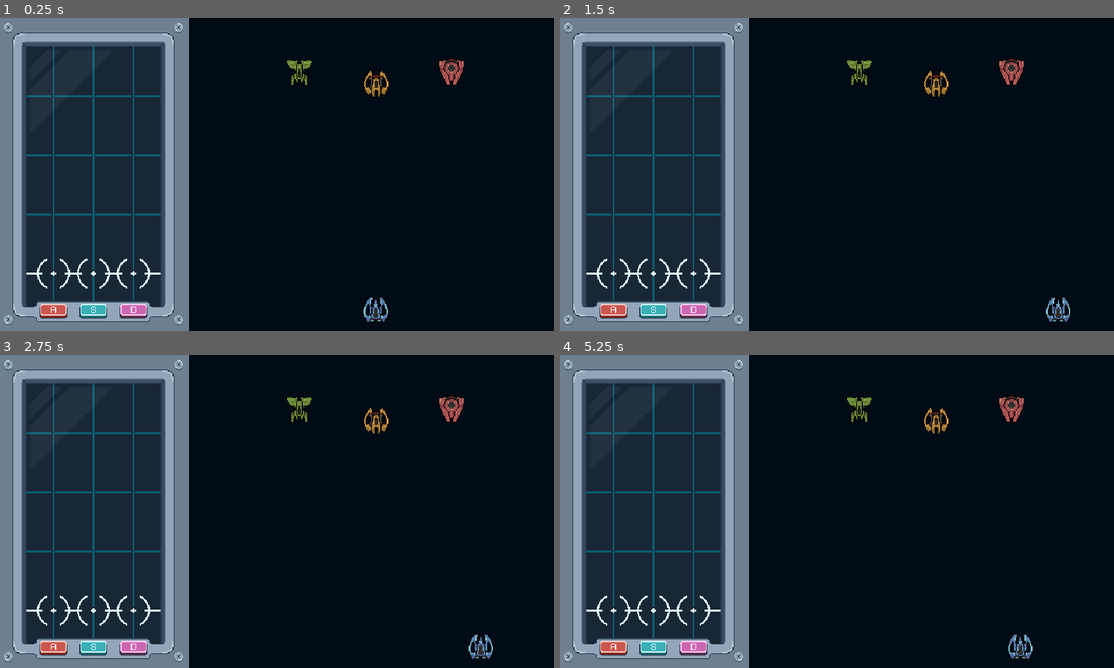
Above: before the commit, frames 1-4 (two rows, left to right).
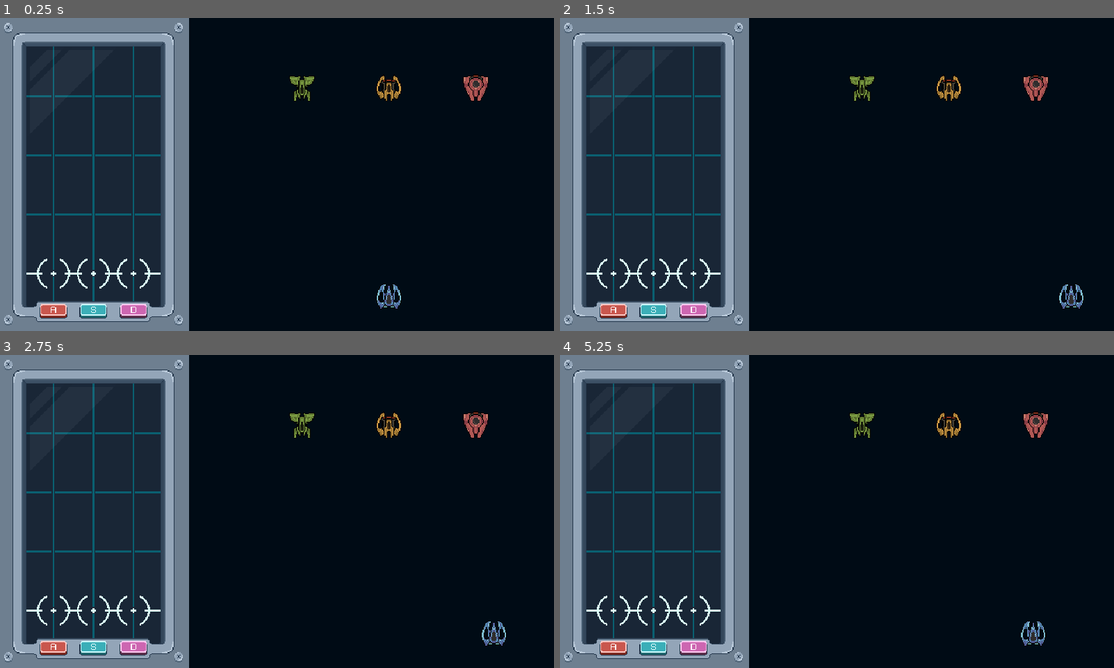
Above: after the commit, the same moments.

Repository: diego-acevedo/grabeaty
Game: Godot game, scene res://scenes/main.tscn
Same seed, same stepped clock (60 frames per second), same inputs: the game is played once before the commit and once after it.
Inputs:
- Up to frame 1 (0.25 s): no input
- Up to frame 2 (1.5 s): tap Enter at 0.5 s; hold Right (move_right) 0.53-1.28 s; hold Left (move_left) from 1.28 s (still down)
- Up to frame 3 (2.75 s): release Left (move_left) at 2.03 s; hold Right (move_right) from 2.03 s (still down)
- Up to frame 4 (5.25 s): tap Space at 3.5 s; release Right (move_right) at 3.53 s; hold Left (move_left) from 3.53 s (still down); tap Enter at 4.25 s

The runs differ from the first frame. In frame 1, 1.3% of the frame differs, in the area x 51-89%, y 13-98%; in frame 2, 1.3%; in frame 3, 1.3%; in frame 4, 1.4%.

Commit message:
refactor: remove duplicated code

Diff:
--- a/scenes/main.tscn
+++ b/scenes/main.tscn
@@ -12,4 +12,5 @@
 position = Vector2(110, 180)
 
 [node name="Shooter" parent="." instance=ExtResource("2_06ulc")]
-scale = Vector2(1, 1)
+position = Vector2(450, 200)
+metadata/_edit_group_ = true
--- a/scenes/rythm/nota.tscn
+++ b/scenes/rythm/note.tscn
@@ -1,6 +1,6 @@
 [gd_scene load_steps=4 format=3 uid="uid://ug85r7bb4k6j"]
 
-[ext_resource type="Script" path="res://scripts/rythm/nota.gd" id="1_kjgis"]
+[ext_resource type="Script" path="res://scripts/rythm/note.gd" id="1_kjgis"]
 [ext_resource type="Texture2D" uid="uid://b7xe1ldr7cv3s" path="res://assets/sprites/CirculoBlanco.png" id="2_3bou3"]
 
 [sub_resource type="RectangleShape2D" id="RectangleShape2D_a344c"]
--- a/scenes/rythm/rythm.tscn
+++ b/scenes/rythm/rythm.tscn
@@ -1,7 +1,7 @@
 [gd_scene load_steps=8 format=3 uid="uid://coftx1hc4aqyd"]
 
 [ext_resource type="Texture2D" uid="uid://ps3tkv2y118y" path="res://assets/ui/background_rythm.png" id="1_8ndhq"]
-[ext_resource type="Script" path="res://scripts/rythm/left_side.gd" id="1_fcyd0"]
+[ext_resource type="Script" path="res://scripts/rythm/rythm.gd" id="1_fcyd0"]
 [ext_resource type="Script" path="res://scripts/rythm/note_spawner.gd" id="3_1xm6s"]
 [ext_resource type="Texture2D" uid="uid://q21au4to0dn4" path="res://assets/ui/foreground_rythm.png" id="3_8u2qm"]
 [ext_resource type="AudioStream" uid="uid://bep8gylx7lt8r" path="res://assets/music/C6-Gummy Dance.mp3" id="4_13bks"]
@@ -12,7 +12,7 @@
 script = ExtResource("1_fcyd0")
 
 [node name="NoteSpawner" type="Node2D" parent="."]
-position = Vector2(0, -200)
+position = Vector2(0, -300)
 script = ExtResource("3_1xm6s")
 
 [node name="FirstSong" type="AudioStreamPlayer" parent="NoteSpawner"]
--- a/scenes/shooter/characters/balafinal.tscn
+++ /dev/null
@@ -1,23 +0,0 @@
-[gd_scene load_steps=4 format=3 uid="uid://cpqfndx4rcm0u"]
-
-[ext_resource type="Script" path="res://scripts/shooter/characters/balafinal.gd" id="1_j5223"]
-[ext_resource type="Texture2D" uid="uid://cti2yrxs2vrvl" path="res://assets/sprites/spaceships.png" id="1_sxwqu"]
-
-[sub_resource type="RectangleShape2D" id="RectangleShape2D_7idgm"]
-size = Vector2(8, 19)
-
-[node name="CharacterBody2D" type="CharacterBody2D"]
-position = Vector2(0, 1)
-script = ExtResource("1_j5223")
-
-[node name="CollisionShape2D" type="CollisionShape2D" parent="."]
-position = Vector2(1.90735e-06, -0.499998)
-shape = SubResource("RectangleShape2D_7idgm")
-
-[node name="Spaceships" type="Sprite2D" parent="."]
-position = Vector2(1.90735e-06, -3)
-rotation = 3.14159
-texture = ExtResource("1_sxwqu")
-hframes = 18
-vframes = 10
-frame = 110
--- a/scenes/shooter/characters/bullet.tscn
+++ b/scenes/shooter/characters/bullet.tscn
@@ -6,7 +6,7 @@
 [sub_resource type="RectangleShape2D" id="RectangleShape2D_7idgm"]
 size = Vector2(8, 19)
 
-[node name="CharacterBody2D" type="CharacterBody2D"]
+[node name="Bullet" type="Area2D"]
 position = Vector2(0, 1)
 collision_layer = 2
 collision_mask = 4
--- a/scenes/shooter/shooter.tscn
+++ b/scenes/shooter/shooter.tscn
@@ -7,18 +7,17 @@
 [ext_resource type="PackedScene" uid="uid://c75gnfrt2jnmh" path="res://scenes/shooter/characters/enemies/enemy_3.tscn" id="4_ino3g"]
 
 [node name="Shooter" type="Node2D"]
-scale = Vector2(3, 3)
 script = ExtResource("1_xas88")
 
 [node name="Player" parent="." instance=ExtResource("1_memmo")]
-position = Vector2(435, 335.667)
+position = Vector2(0, 120)
 collision_mask = 2
 
 [node name="Enemy1" parent="." instance=ExtResource("2_wqiss")]
-position = Vector2(347, 61.6667)
+position = Vector2(-100, -120)
 
 [node name="Enemy2" parent="." instance=ExtResource("3_m2700")]
-position = Vector2(435.333, 75)
+position = Vector2(0, -120)
 
 [node name="Enemy3" parent="." instance=ExtResource("4_ino3g")]
-position = Vector2(522, 61.6667)
+position = Vector2(100, -120)
--- a/scripts/main.gd
+++ b/scripts/main.gd
@@ -8,4 +8,4 @@
 
 func _input(event: InputEvent) -> void:
 	if event.is_action_pressed("EXIT"):
-		get_tree().quit
+		get_tree().quit()
--- a/scripts/rythm/left_side.gd
+++ /dev/null
@@ -1,12 +0,0 @@
-extends Node2D
-
-func _input(event: InputEvent) -> void:
-
-	# Un input para cerrar el juego con tan solo apretar la tecla "ESC".
-
-	if event.is_action_pressed("EXIT"):
-		get_tree().quit()
-
-
-func pass_to_main():
-	get_parent().correct_to_shoot()
--- a/scripts/rythm/note_spawner.gd
+++ b/scripts/rythm/note_spawner.gd
@@ -3,7 +3,7 @@
 # IMPORTANTE: UNA NOTA DEMORA 2 SEGUNDOS EN LLEGAR A LA ZONA DONDE DEBE SER TOCADA
 
 @onready var song: AudioStreamPlayer = $FirstSong
-const note_scene = preload("res://scenes/rythm/nota.tscn")
+const note_scene = preload("res://scenes/rythm/note.tscn")
 @onready var notes_node: Node2D = $Notes
 
 
@@ -72,7 +72,7 @@
 func _ready() -> void:
 	song.play()
 
-func _process(delta: float) -> void:
+func _process(_delta: float) -> void:
 
 	# En cada tick veo en que momento de la cancion estamos y comparo ese momento
 	# con los del diccionario con una aproximacion de valor absoluto, HAY QUE
--- a/scripts/rythm/rythm.gd
+++ b/scripts/rythm/rythm.gd
@@ -1 +1,12 @@
-extends Node
+extends Node2D
+
+func _input(event: InputEvent) -> void:
+
+	# Un input para cerrar el juego con tan solo apretar la tecla "ESC".
+
+	if event.is_action_pressed("EXIT"):
+		get_tree().quit()
+
+
+func pass_to_main():
+	get_parent().correct_to_shoot()
--- a/scripts/shooter/characters/balafinal.gd
+++ /dev/null
@@ -1,13 +0,0 @@
-extends CharacterBody2D
-
-var velocity_y = 0  # Velocidad inicial en el eje Y
-var speed = -200  # Velocidad que aplicaremos después
-var bullet_speed = 400  # Velocidad de la bala
-
-
-func _physics_process(delta: float) -> void:
-
-	if position.y < -10:
-		queue_free()
-	velocity_y = speed  # Cambia la velocidad en el eje Y
-	position.y += velocity_y * delta
--- a/scripts/shooter/characters/bullet.gd
+++ b/scripts/shooter/characters/bullet.gd
@@ -1,12 +1,6 @@
-extends CharacterBody2D
+extends Area2D
 
-var speed = -200  # Velocidad que aplicaremos después
+var speed = -500  # Velocidad que aplicaremos después
 
-func _ready() -> void:
-	velocity.y = speed
-
-
-func _physics_process(_delta: float) -> void:
-
-	if position.y < -10:
-		queue_free()
+func _physics_process(delta: float) -> void:
+	position += transform.y * speed * delta
--- a/scripts/shooter/characters/player.gd
+++ b/scripts/shooter/characters/player.gd
@@ -2,8 +2,7 @@
 
 var speed = 600
 var acceleration = 1500
-var BulletScene = preload("res://scenes/shooter/characters/balafinal.tscn")
-@onready var player: CharacterBody2D = $"."
+var BulletScene = preload("res://scenes/shooter/characters/bullet.tscn")
 
 func _physics_process(delta: float) -> void:
 
@@ -13,14 +12,9 @@
 
 
 func shoot():
-	velocity.y = 0
-	print("you shot")
 
-	var bullet_instance = BulletScene.instantiate()
-	bullet_instance.position.x = position.x
-	bullet_instance.position.y = position.y - 10
+	var bullet = BulletScene.instantiate()
+	bullet.position.x = position.x
+	bullet.position.y = position.y - 10
 
-	get_parent().call_deferred("add_child", bullet_instance)
-
-	if position.y < -10:
-		queue_free()
+	owner.call_deferred("add_child", bullet)
Renamed: scripts/rythm/nota.gd -> scripts/rythm/note.gd
